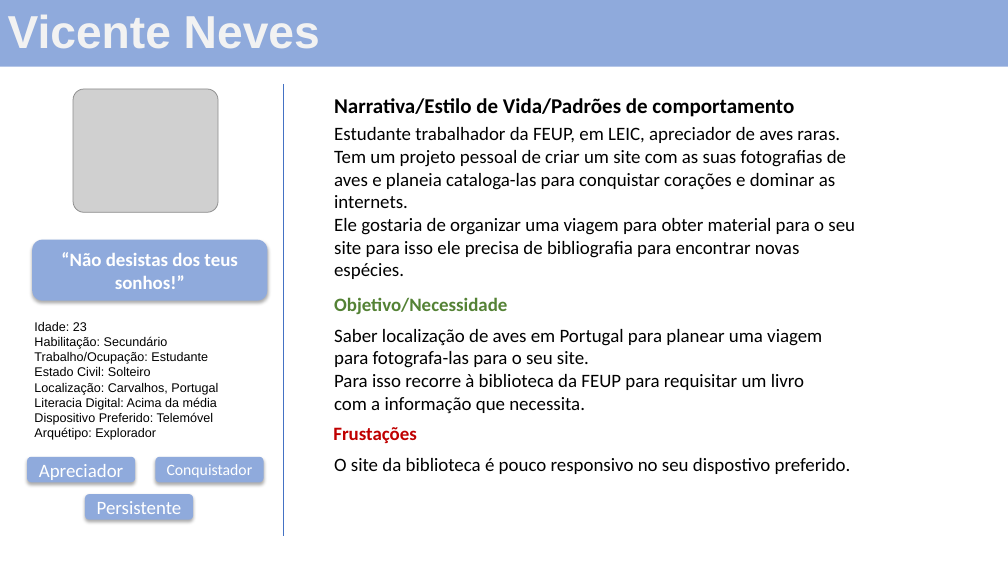
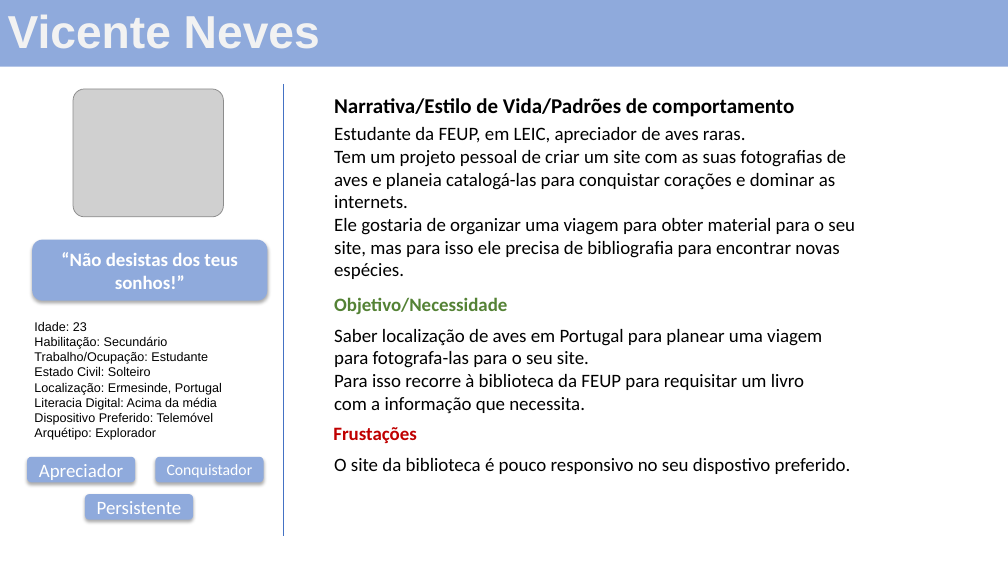
Before and after one commit to ICWeiner/FEUP-IPC, a slide deck: slide 1 of phase1/Persona.pptx. Drawn at 1008x567 pixels with LibreOffice and Linux fonts; fonts in the diff are those of the drawing; grey boxes stand for pictures. Boxes give left, top, right and bottom in pixels: in the first picture for what was removed or moved away, otherwise in the second. Text is boxed around its words. In the diff, an @@ line names an element or a change of style, - is before the commit and + after.

```diff
--- a/phase1/Persona.pptx
+++ b/phase1/Persona.pptx
@@ picture: place and size @@
-picture at [73, 89, 219, 212]
+picture at [73, 89, 224, 217]
@@ text at [334, 127, 855, 279]: text changed @@
-Estudante trabalhador da FEUP, em LEIC, apreciador de aves raras.
-Tem um projeto pessoal de criar um site com as suas fotografias de aves e planeia cataloga-las para conquistar corações e dominar as internets.
-Ele gostaria de organizar uma viagem para obter material para o seu site para isso ele precisa de bibliografia para encontrar novas espécies.
+Estudante da FEUP, em LEIC, apreciador de aves raras.
+Tem um projeto pessoal de criar um site com as suas fotografias de aves e planeia catalogá-las para conquistar corações e dominar as internets.
+Ele gostaria de organizar uma viagem para obter material para o seu site, mas para isso ele precisa de bibliografia para encontrar novas espécies.
@@ text at [34, 383, 222, 395]: text changed @@
-Localização: Carvalhos, Portugal
+Localização: Ermesinde, Portugal
```
Also in this commit, not shown: 1 other slide changed.
